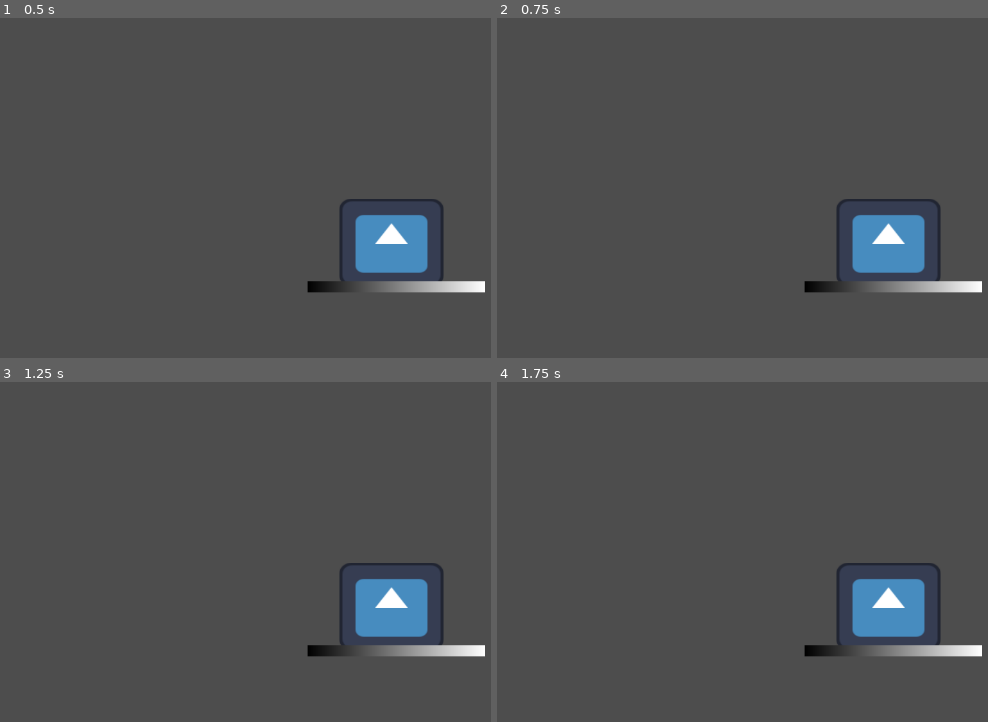
Above: before the commit, frames 1-4 (two rows, left to right).
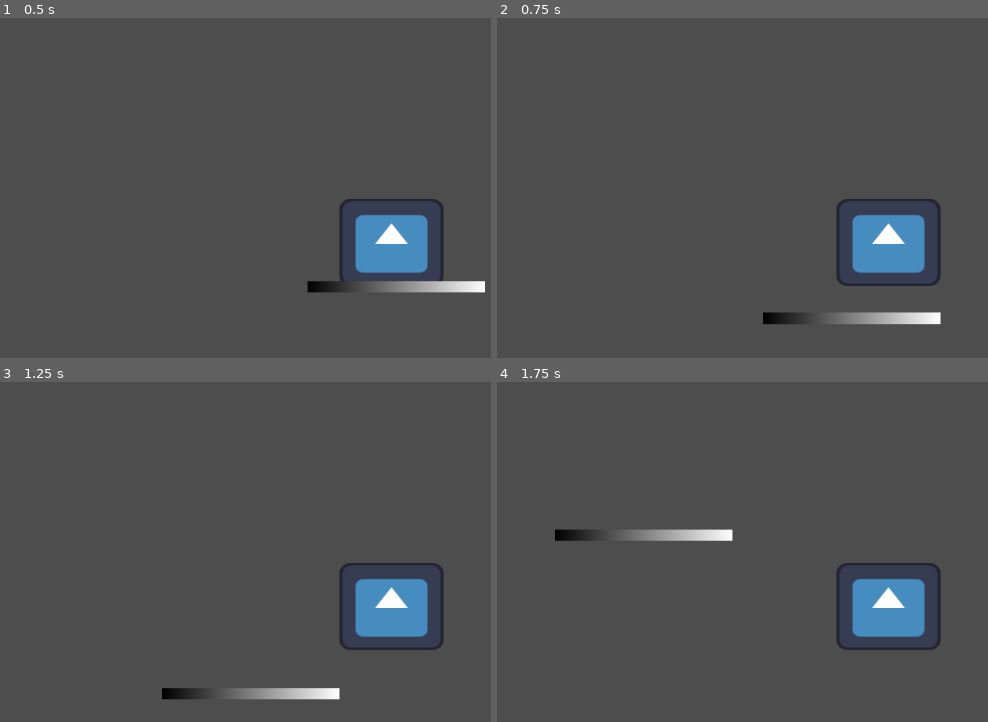
Above: after the commit, the same moments.

Repository: FedeRedes/plataformero
Game: Godot game, scene res://nivel.tscn
Same seed, same stepped clock (60 frames per second), same inputs: the game is played once before the commit and once after it. Before the commit the project has no main scene; this scene is started directly in both runs. The engine's default icon, where the game draws it, is replaced by a stand-in: a white triangle on a blue panel in a dark square.
Inputs:
- Up to frame 1 (0.5 s): no input
- Up to frame 2 (0.75 s): hold D (derecha, bound only after the commit) from 0.53 s (still down); tap W (salto, bound only after the commit) at 0.6 s
- Up to frame 3 (1.25 s): keep holding D (derecha, bound only after the commit); tap W (salto, bound only after the commit) at 0.77, 1.07 s
- Up to frame 4 (1.75 s): keep holding D (derecha, bound only after the commit); tap W (salto, bound only after the commit) at 1.35, 1.52 s

Frame 1 is identical in both runs. In frame 2, 2.1% of the frame differs, in the area x 54-99%, y 77-91%; in frame 3, 2.0%; in frame 4, 2.0%.

Commit message:
agregar controles

Diff:
--- a/project.godot
+++ b/project.godot
@@ -11,5 +11,24 @@
 [application]
 
 config/name="plataformero"
+run/main_scene="uid://cv7r8gunl7fpq"
 config/features=PackedStringArray("4.5", "Forward Plus")
 config/icon="res://icon.svg"
+
+[input]
+
+izquierda={
+"deadzone": 0.2,
+"events": [Object(InputEventKey,"resource_local_to_scene":false,"resource_name":"","device":-1,"window_id":0,"alt_pressed":false,"shift_pressed":false,"ctrl_pressed":false,"meta_pressed":false,"pressed":false,"keycode":0,"physical_keycode":65,"key_label":0,"unicode":97,"location":0,"echo":false,"script":null)
+]
+}
+derecha={
+"deadzone": 0.2,
+"events": [Object(InputEventKey,"resource_local_to_scene":false,"resource_name":"","device":-1,"window_id":0,"alt_pressed":false,"shift_pressed":false,"ctrl_pressed":false,"meta_pressed":false,"pressed":false,"keycode":0,"physical_keycode":68,"key_label":0,"unicode":100,"location":0,"echo":false,"script":null)
+]
+}
+salto={
+"deadzone": 0.2,
+"events": [Object(InputEventKey,"resource_local_to_scene":false,"resource_name":"","device":-1,"window_id":0,"alt_pressed":false,"shift_pressed":false,"ctrl_pressed":false,"meta_pressed":false,"pressed":false,"keycode":0,"physical_keycode":87,"key_label":0,"unicode":119,"location":0,"echo":false,"script":null)
+]
+}
